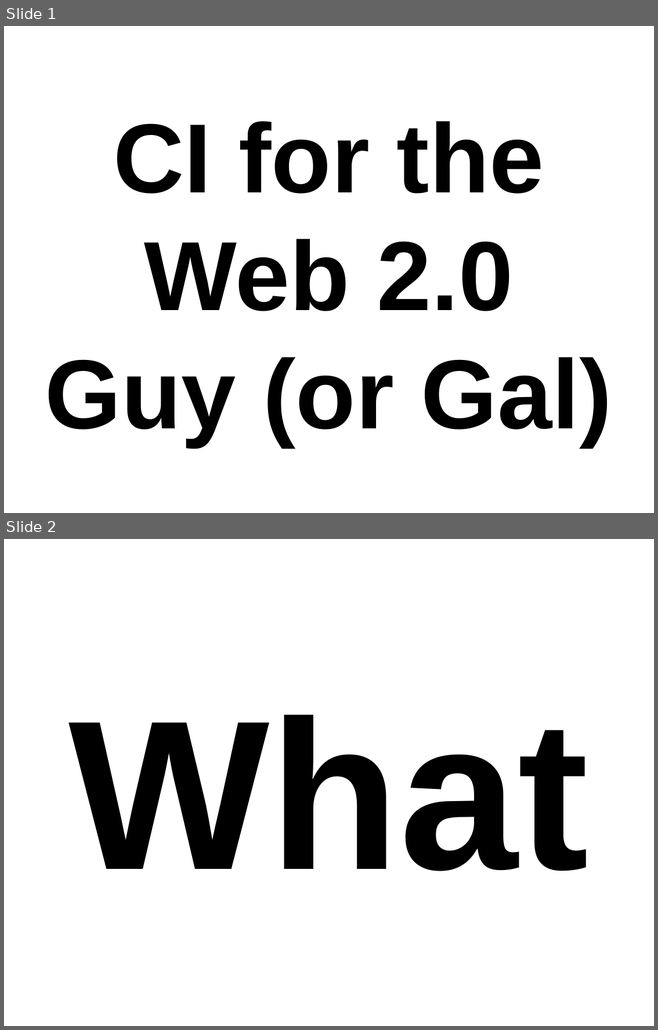
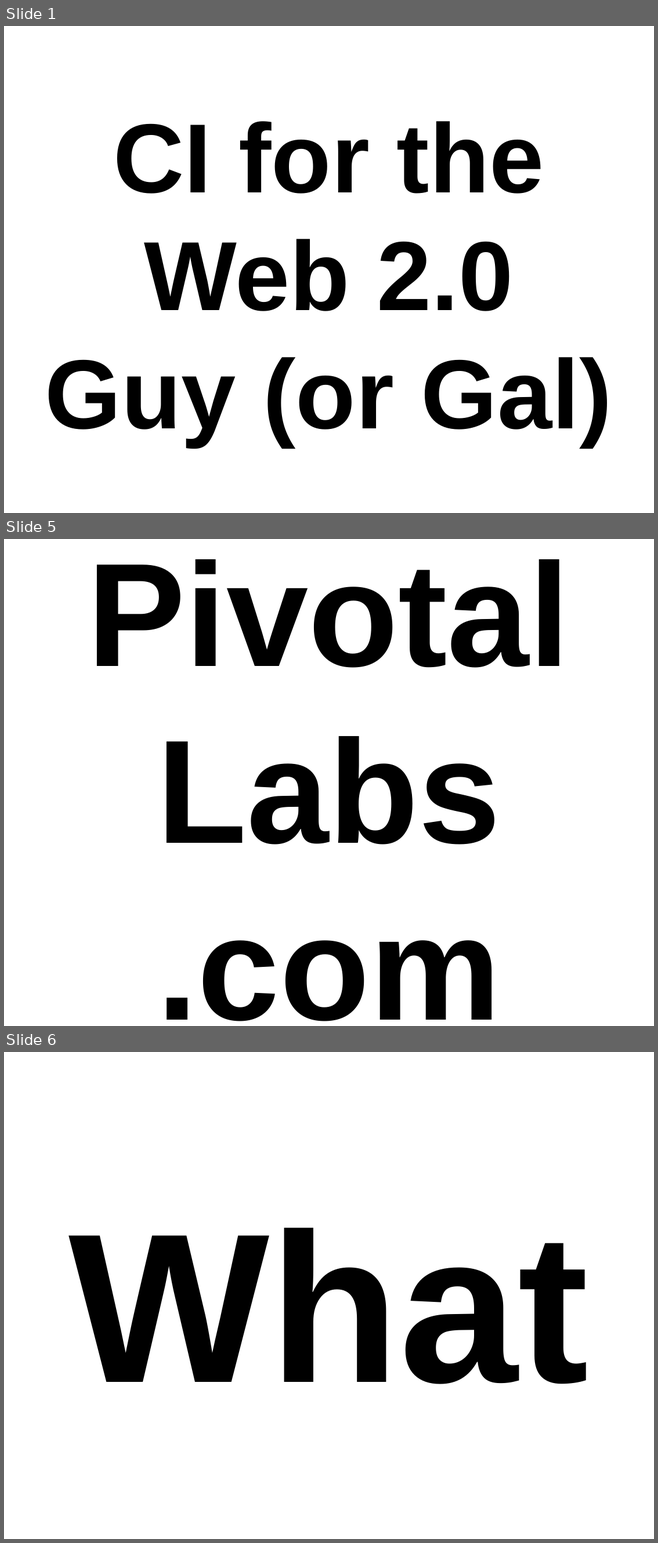
Before and after one commit to thewoolleyman/ci_for_the_rails_guy_or_gal, a slide deck: presentation/ci_for_the_web_2.0_guy_or_gal.odp. Shown one above the other, each under a label of ours: slides 1 and 2 before the commit, slides 1, 5 and 6 after it; the slides between them are not shown. The pictures are 658x1030 and 658x1543 pixels, drawn with LibreOffice and Linux fonts; fonts in the diff are those of the drawing. Boxes give left, top, right and bottom in pixels: in the first picture for what was removed or moved away, otherwise in the second. Text is boxed around its words. In the diff, an @@ line names an element or a change of style, - is before the commit and + after.

```diff
--- a/presentation/ci_for_the_web_2.0_guy_or_gal.odp
+++ b/presentation/ci_for_the_web_2.0_guy_or_gal.odp
@@ slide 5 added at box(4, 539, 654, 1026), background #FFFFFF @@
@@ title added at box(88, 559, 570, 1022), 180 pt, text #000000, bold @@
+Pivotal Labs
+.com
@@ what was slide 2 is now slide 6 @@
```
Also in this commit, not shown: 20 other slides added, 1 slide removed.
